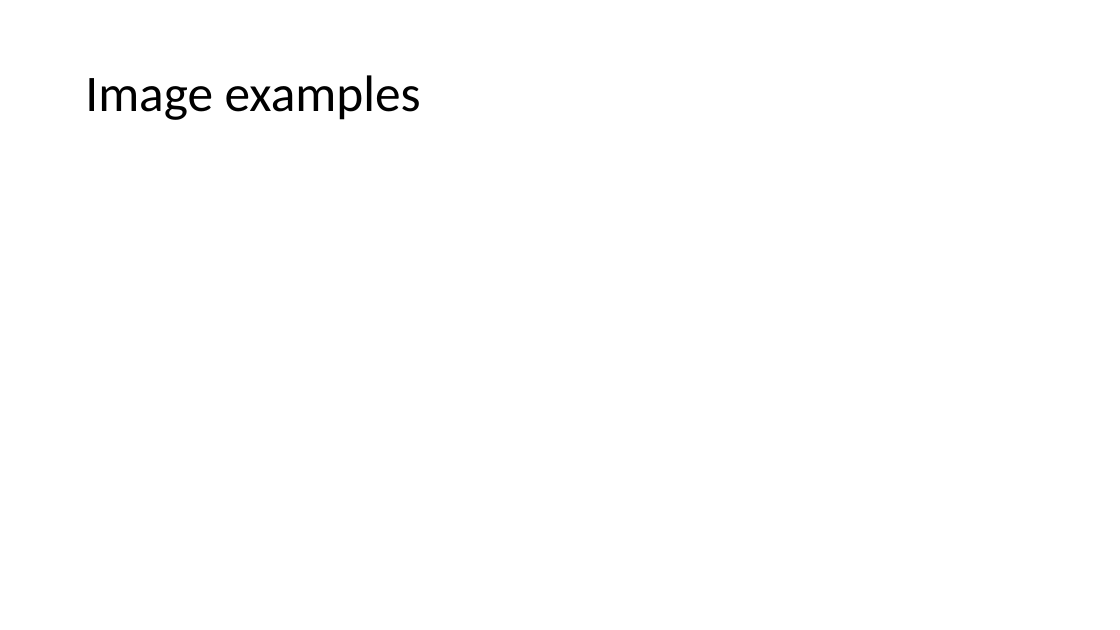
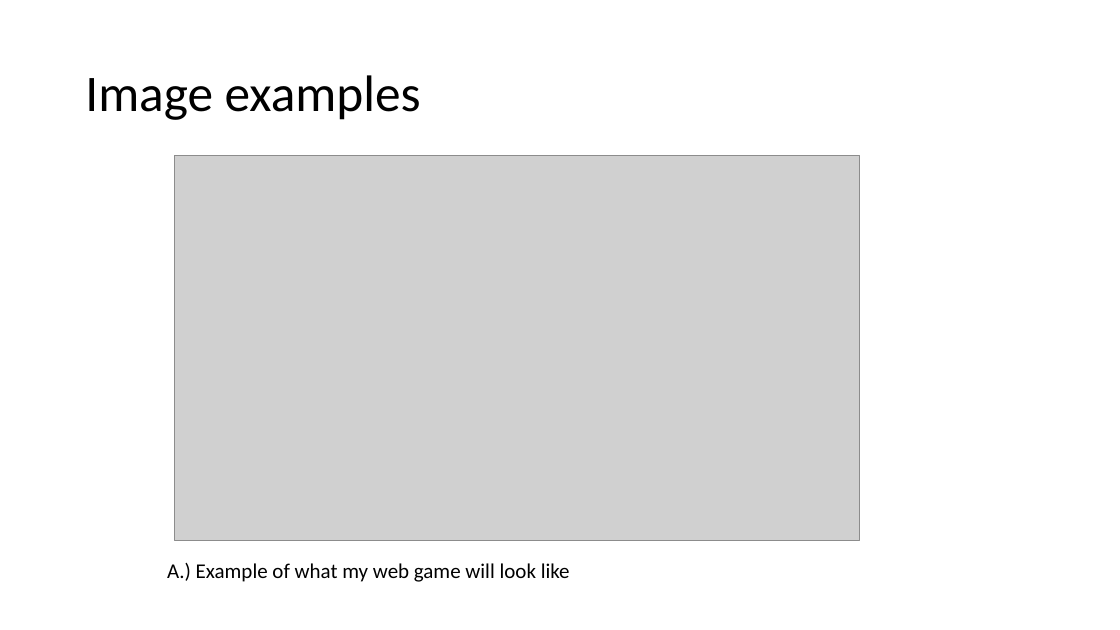
Before and after one commit to MamudRostam/3DWebGame, a slide deck: slide 5 of CMP5360 Web Game Development/My3DWebGamePresentation.pptx. Drawn at 1120x630 pixels with LibreOffice and Linux fonts; fonts in the diff are those of the drawing; grey boxes stand for pictures. Boxes give left, top, right and bottom in pixels: in the first picture for what was removed or moved away, otherwise in the second. Text is boxed around its words. In the diff, an @@ line names an element or a change of style, - is before the commit and + after.

```diff
--- a/CMP5360 Web Game Development/My3DWebGamePresentation.pptx
+++ b/CMP5360 Web Game Development/My3DWebGamePresentation.pptx
@@ picture added at (174, 155, 860, 540) @@
@@ text added at (167, 563, 570, 582), 18 pt, text #000000 @@
+A.) Example of what my web game will look like
```
Also in this commit, not shown: 2 other slides changed, 1 slide added, 1 slide removed.
